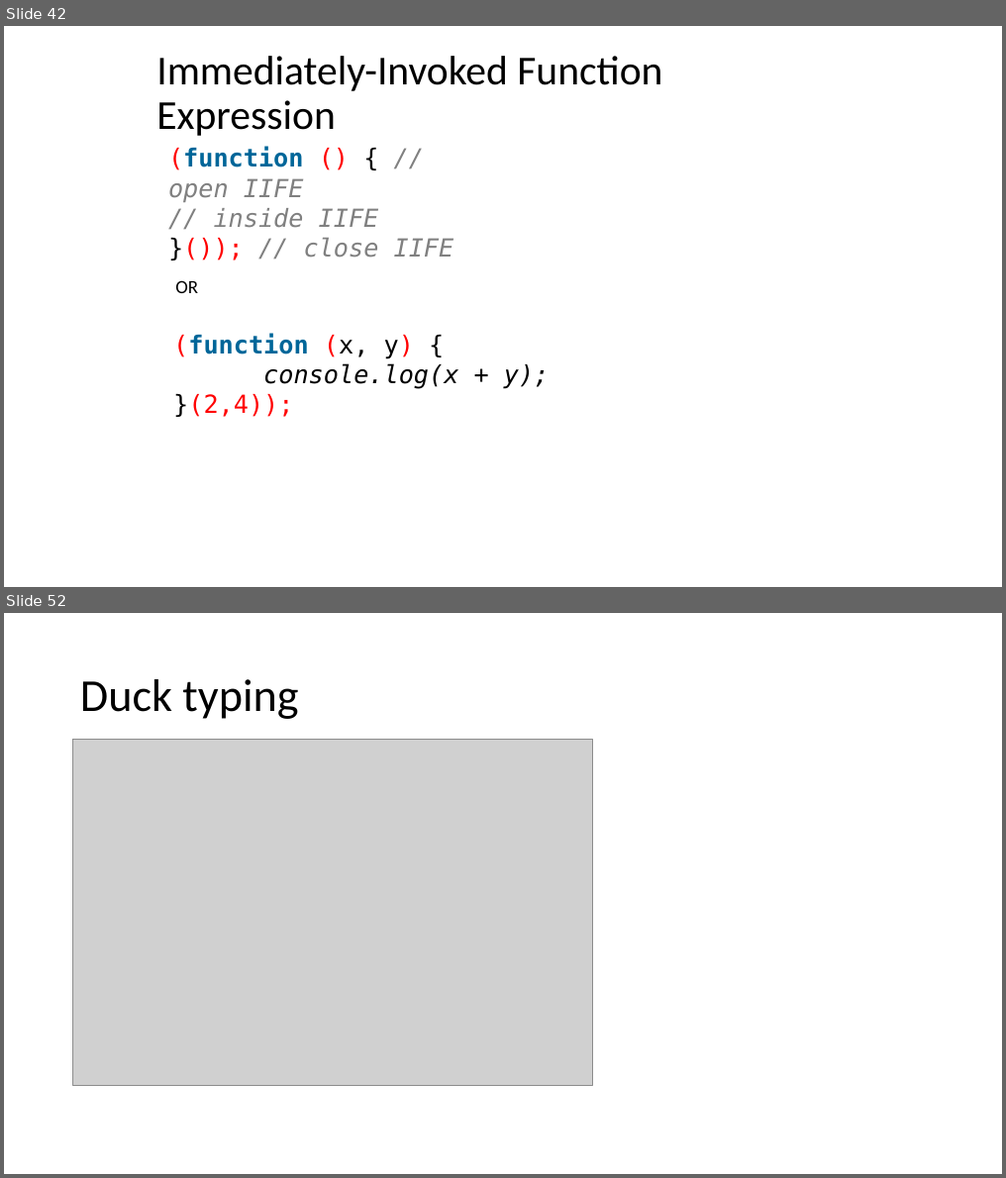
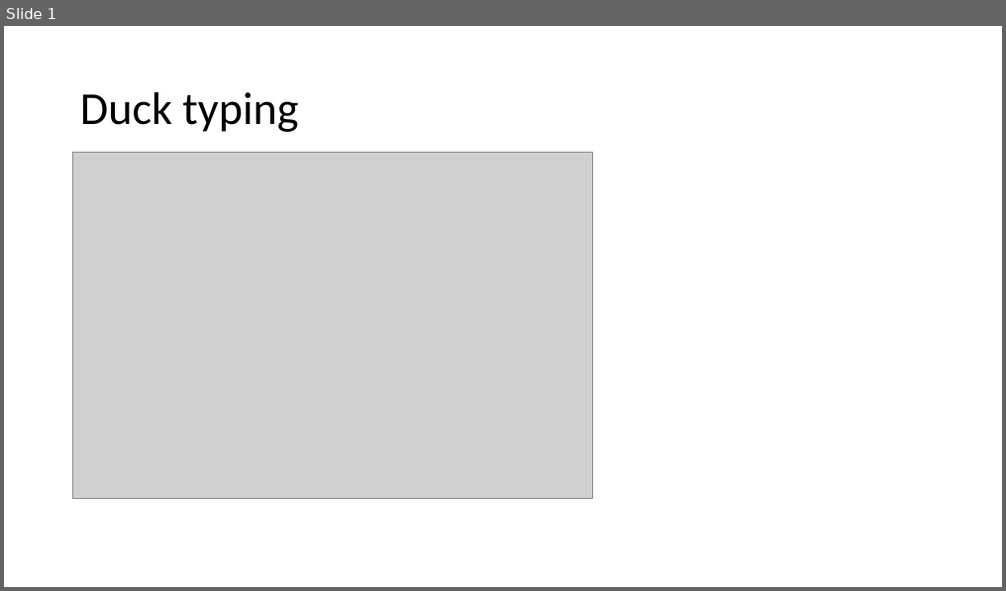
Before and after one commit to dzmitry-varabei/front-end-course, a slide deck: lecture-4-functions/lecture4-functions.pptx. Shown one above the other, each under a label of ours: slides 42 and 52 before the commit, slide 1 after it; the slides between them are not shown. The pictures are 1006x1178 and 1006x591 pixels, drawn with LibreOffice and Linux fonts; fonts in the diff are those of the drawing; grey boxes stand for pictures. Boxes give left, top, right and bottom in pixels: in the first picture for what was removed or moved away, otherwise in the second. Text is boxed around its words. In the diff, an @@ line names an element or a change of style, - is before the commit and + after.

```diff
--- a/lecture-4-functions/lecture4-functions.pptx
+++ b/lecture-4-functions/lecture4-functions.pptx
@@ slide 42 removed at bbox=[4, 26, 1002, 587], background #FFFFFF @@
@@ title removed at bbox=[156, 56, 662, 136] @@
-Immediately-Invoked Function Expression
@@ text removed at bbox=[168, 147, 454, 258] @@
-(function () { // open IIFE
-// inside IIFE
-}()); // close IIFE
@@ text removed at bbox=[175, 280, 198, 293] @@
-OR
@@ text removed at bbox=[173, 333, 549, 417] @@
-(function (x, y) {
-console.log(x + y);
-}(2,4));
@@ what was slide 52 is now slide 1 @@
```
Also in this commit, not shown: 50 other slides removed, 2 other files.
